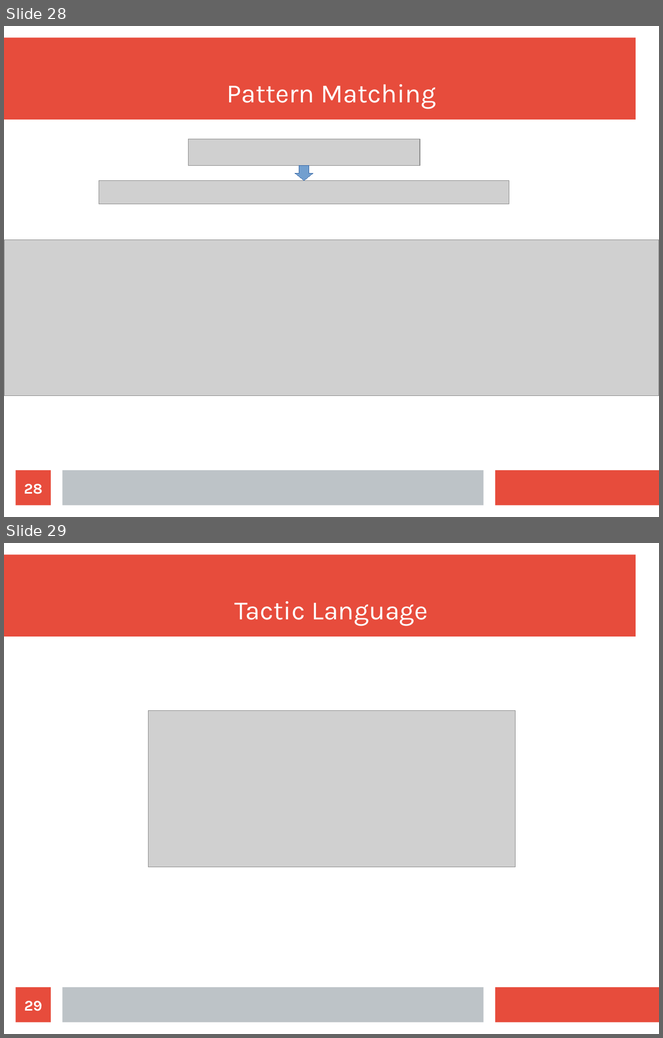
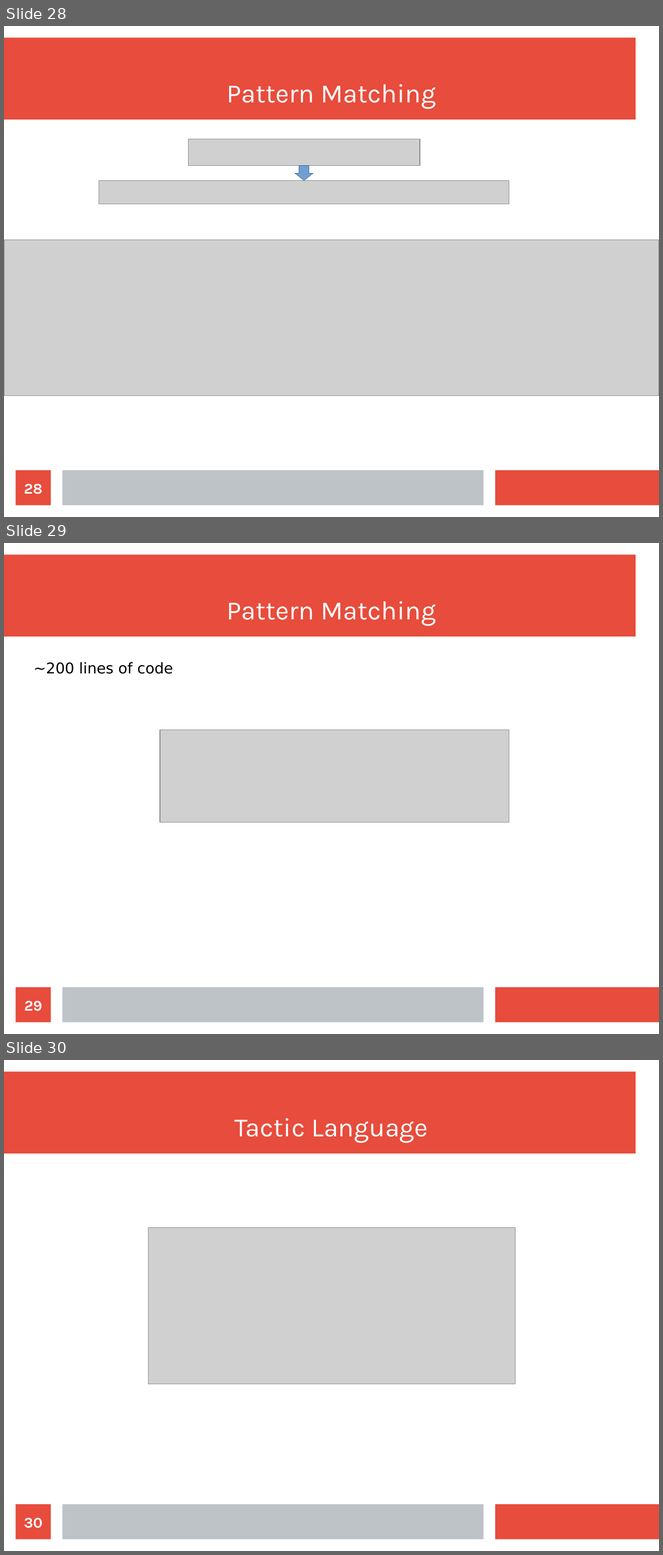
Before and after one commit to wilbowma/cur, a slide deck: hope-2016/slides.odp. Shown one above the other, each under a label of ours: slides 28 and 29 before the commit, slides 28, 29 and 30 after it. The pictures are 663x1038 and 663x1555 pixels, drawn with LibreOffice and Linux fonts; fonts in the diff are those of the drawing; grey boxes stand for pictures. Boxes give left, top, right and bottom in pixels: in the first picture for what was removed or moved away, otherwise in the second. Text is boxed around its words. In the diff, an @@ line names an element or a change of style, - is before the commit and + after.

```diff
--- a/hope-2016/slides.odp
+++ b/hope-2016/slides.odp
@@ slide 29 added at box(4, 543, 659, 1034), background #FFFFFF; not listed: 3 template elements that a slide beside it also shows @@
@@ title added at box(227, 601, 436, 626), 32 pt, text #FFFFFF @@
+Pattern Matching
@@ text added at box(34, 662, 173, 674), 18 pt, text #000000 @@
+~200 lines of code
@@ picture added at box(161, 730, 509, 822) @@
@@ page number added at box(16, 988, 51, 1023), fill #E74C3C, 18 pt, text #FFFFFF, bold @@
+29
@@ what was slide 29 is now slide 30 @@
@@ page number at box(24, 1518, 42, 1529): text changed @@
-29
+30
```
Also in this commit, not shown: 8 slides changed, 1 other slide added, 1 other file.
